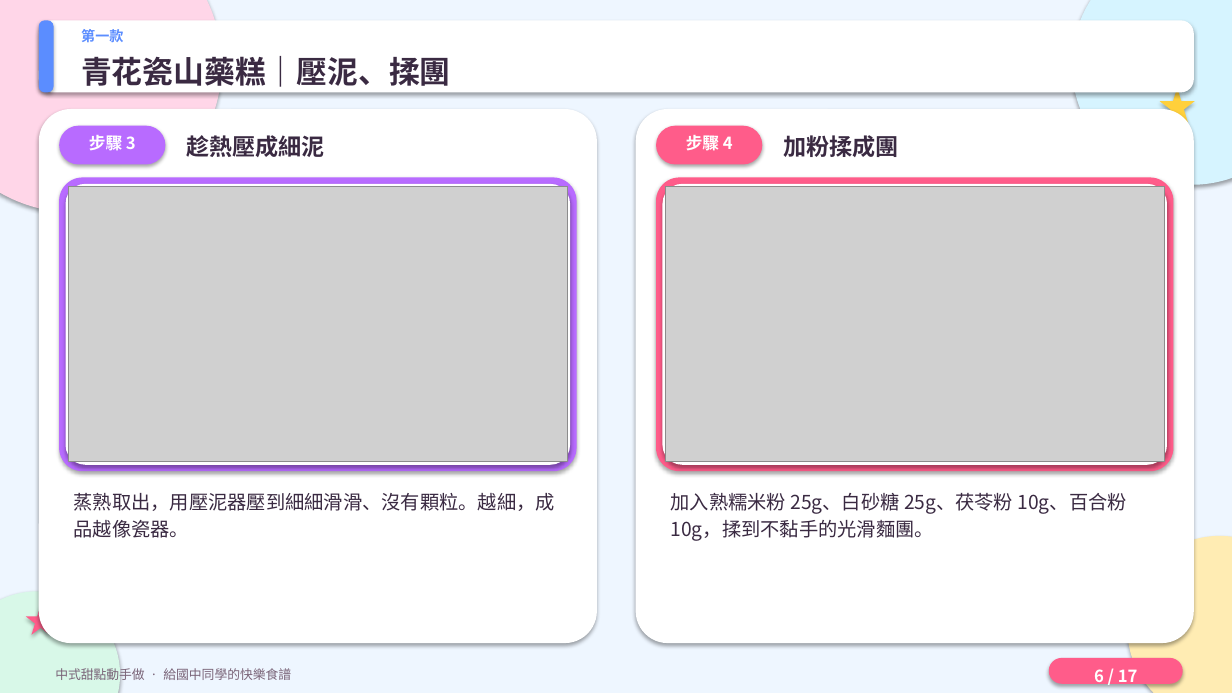
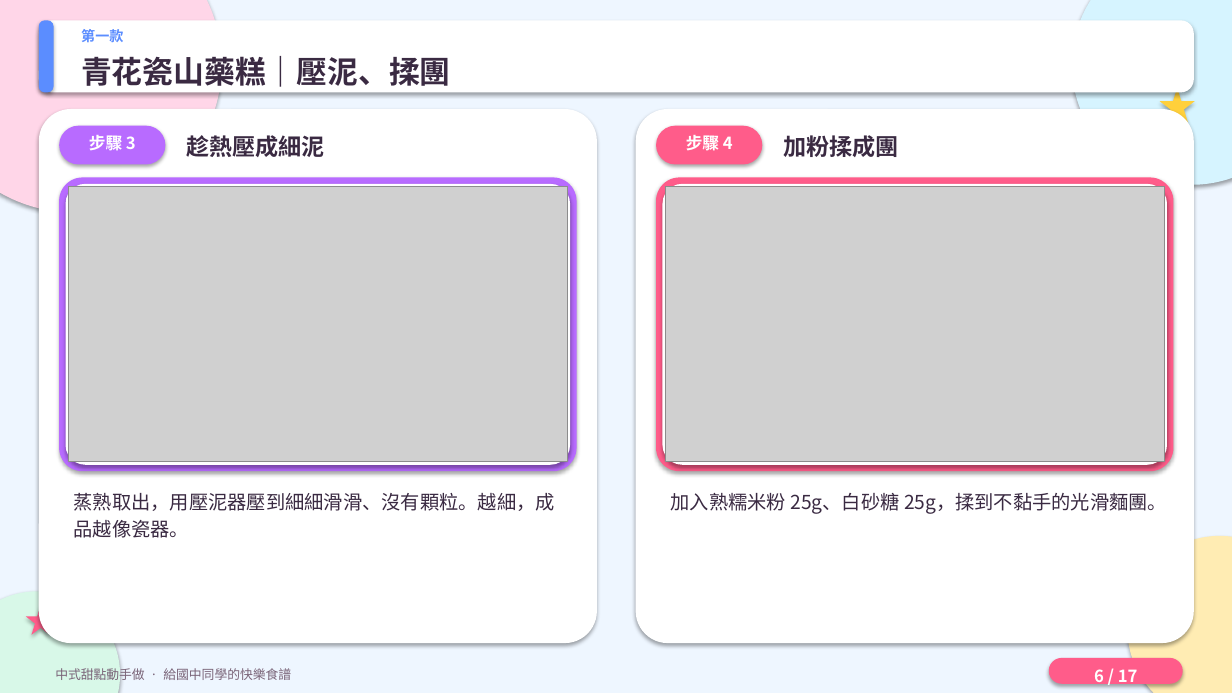
Before and after one commit to shirlyspeaking/peachblossom, a slide deck: slide 6 of ziliao/中式甜點教學簡報.pptx. Drawn at 1232x693 pixels with LibreOffice and Linux fonts; fonts in the diff are those of the drawing; grey boxes stand for pictures. Boxes give left, top, right and bottom in pixels: in the first picture for what was removed or moved away, otherwise in the second. Text is boxed around its words. In the diff, an @@ line names an element or a change of style, - is before the commit and + after.

```diff
--- a/ziliao/中式甜點教學簡報.pptx
+++ b/ziliao/中式甜點教學簡報.pptx
@@ text at (x1=671, y1=493, x2=1167, y2=514): text changed @@
-加入熟糯米粉 25g、白砂糖 25g、茯苓粉 10g、百合粉 10g，揉到不黏手的光滑麵團。
+加入熟糯米粉 25g、白砂糖 25g，揉到不黏手的光滑麵團。
```
Also in this commit, not shown: 1 other slide changed, 13 other files.
